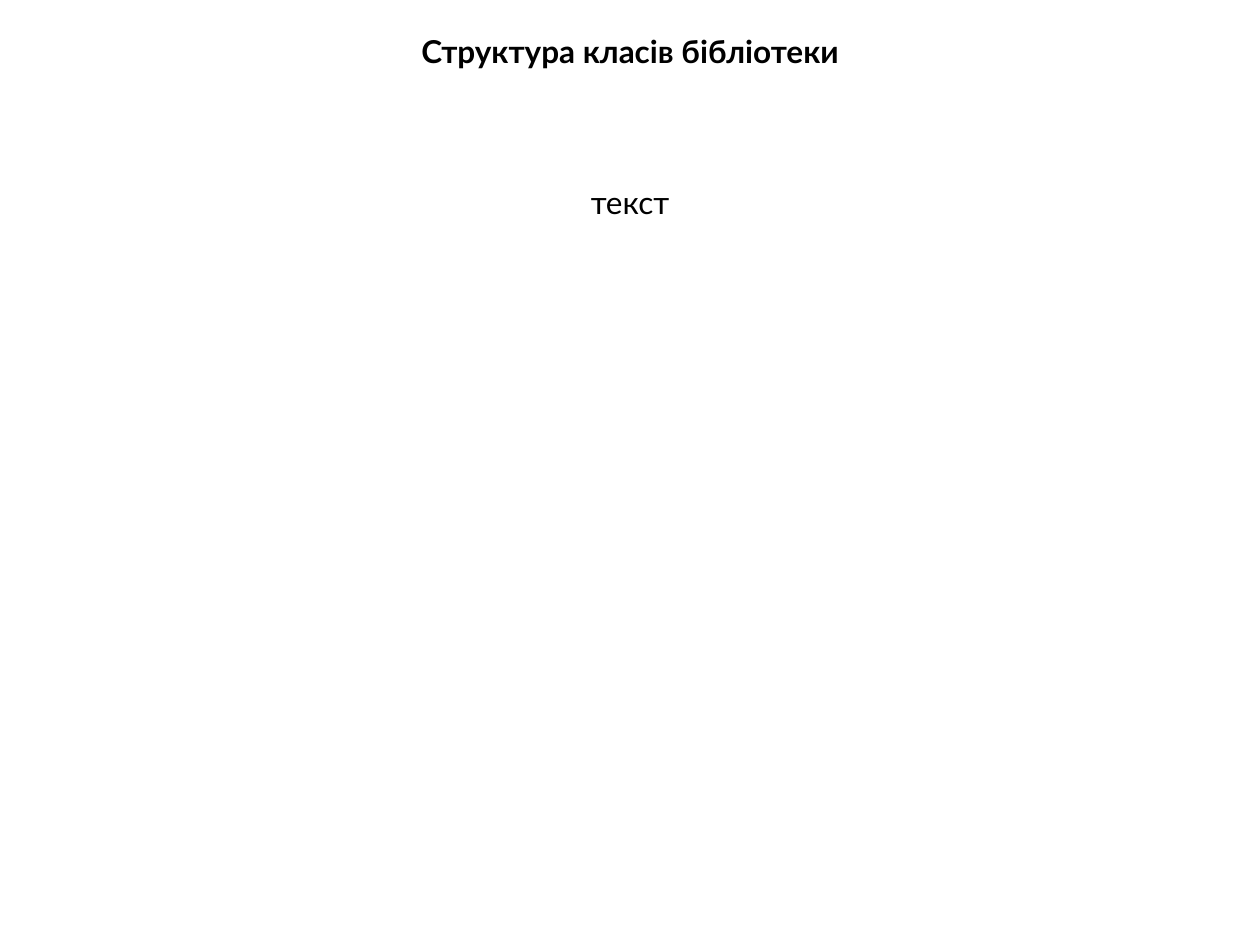
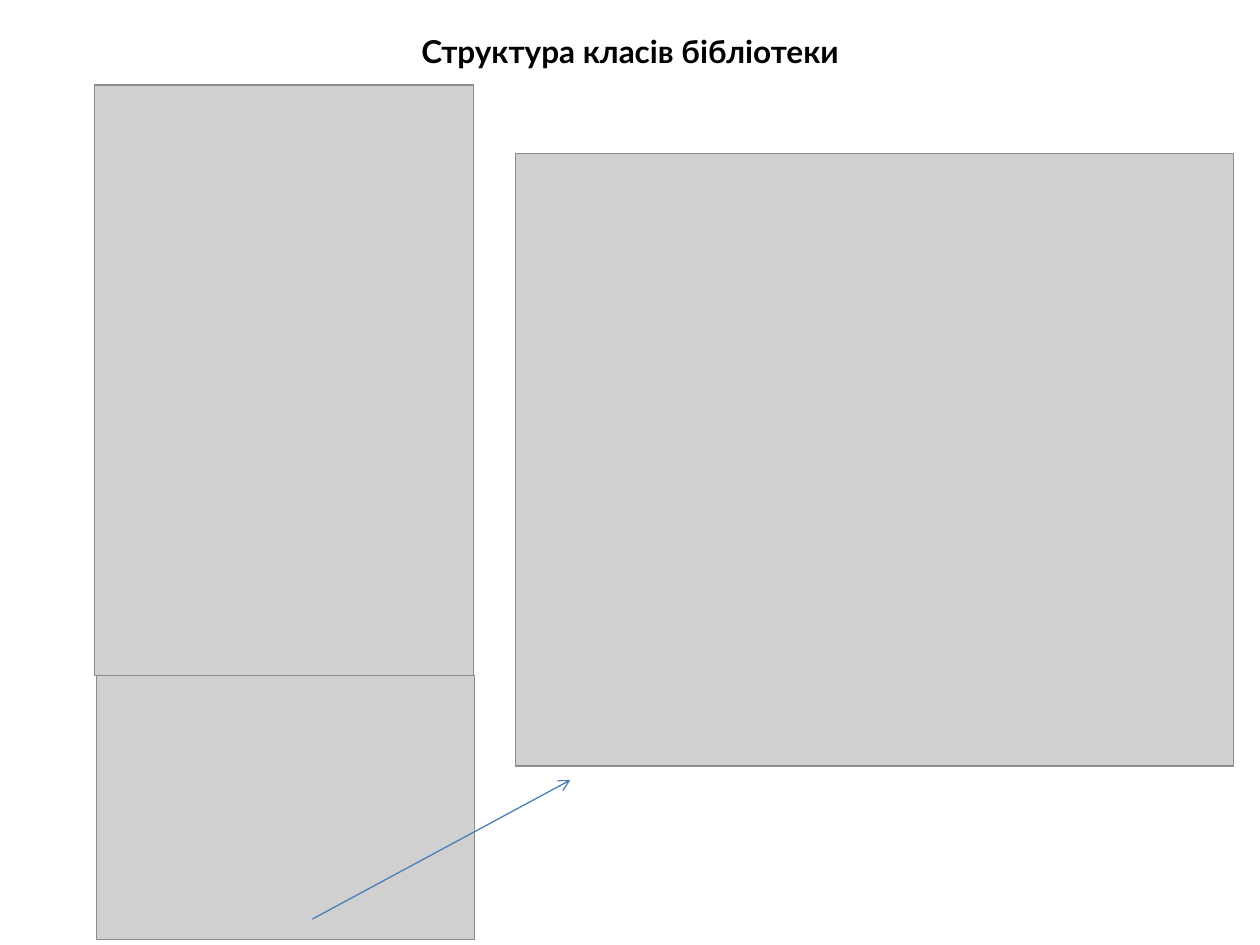
Before and after one commit to heo732/University-Course_3, a slide deck: slide 4 of CourseProject/Presentation/U3DSpace.pptx. Drawn at 1260x945 pixels with LibreOffice and Linux fonts; fonts in the diff are those of the drawing; grey boxes stand for pictures. Boxes give left, top, right and bottom in pixels: in the first picture for what was removed or moved away, otherwise in the second. Text is boxed around its words. In the diff, an @@ line names an element or a change of style, - is before the commit and + after.

```diff
--- a/CourseProject/Presentation/U3DSpace.pptx
+++ b/CourseProject/Presentation/U3DSpace.pptx
@@ picture added at box(94, 86, 474, 677) @@
@@ picture added at box(515, 154, 1234, 766) @@
@@ text at box(591, 197, 669, 215): paragraph removed @@
-текст
@@ picture added at box(97, 675, 475, 939) @@
@@ arrow added from (312, 919) to (571, 780), #4B7EBC 0.75 pt @@
```
Also in this commit, not shown: 1 other slide changed.
